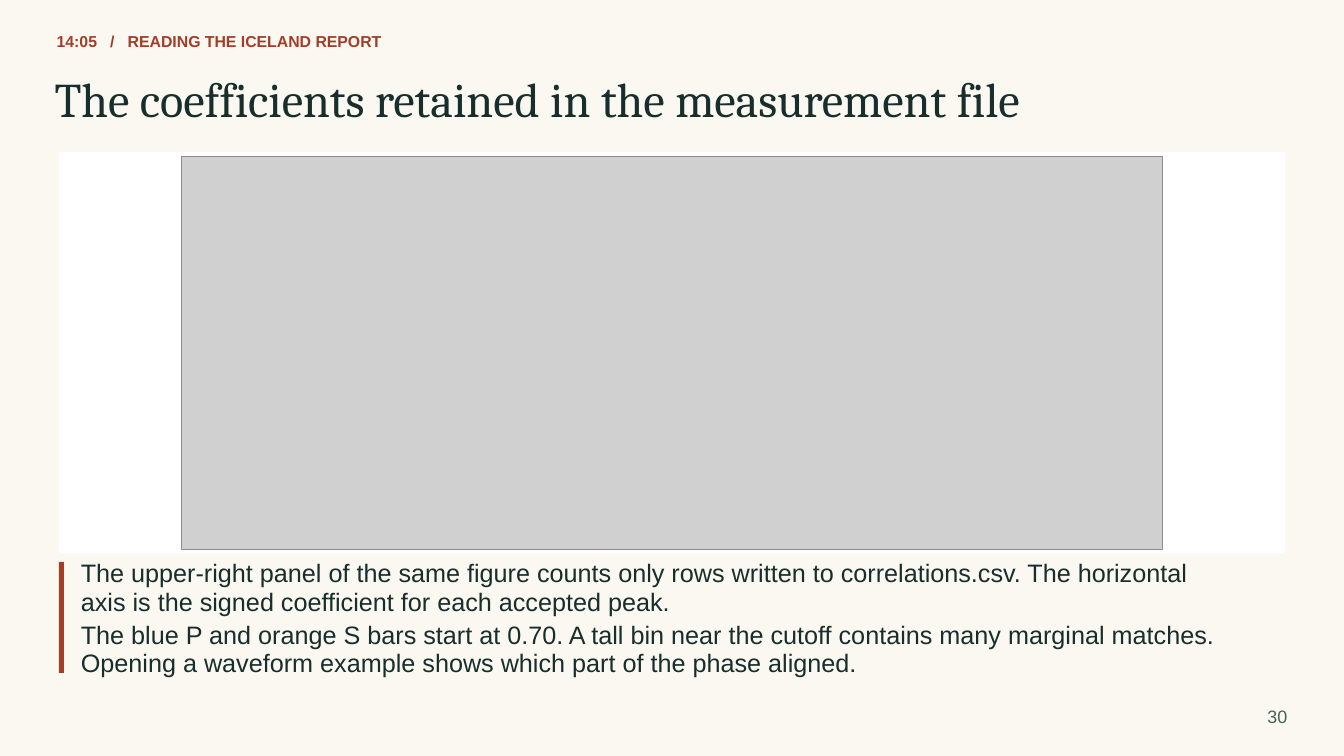
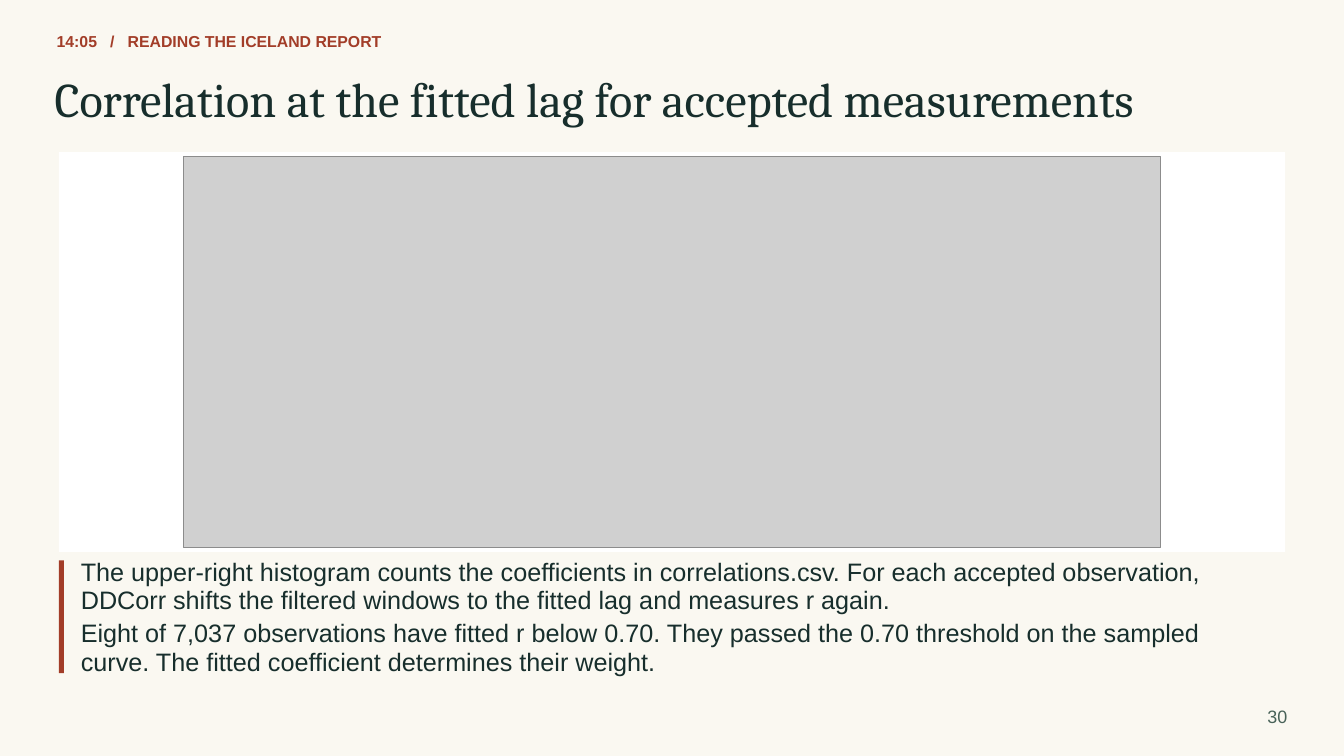
Before and after one commit to eliasrh/DDCorr.jl, a slide deck: slide 30 of teaching/DDCorr_minicourse.pptx. Drawn at 1344x756 pixels with LibreOffice and Linux fonts; fonts in the diff are those of the drawing; grey boxes stand for pictures. Boxes give left, top, right and bottom in pixels: in the first picture for what was removed or moved away, otherwise in the second. Text is boxed around its words. In the diff, an @@ line names an element or a change of style, - is before the commit and + after.

```diff
--- a/teaching/DDCorr_minicourse.pptx
+++ b/teaching/DDCorr_minicourse.pptx
@@ text at <box>55,82,1134,128</box>: text changed @@
-The coefficients retained in the measurement file
+Correlation at the fitted lag for accepted measurements
@@ picture: place and size @@
-picture at <box>181,156,1164,549</box>
+picture at <box>184,156,1160,547</box>
@@ text at <box>81,562,1199,586</box>: text changed @@
-The upper-right panel of the same figure counts only rows written to correlations.csv. The horizontal
+The upper-right histogram counts the coefficients in correlations.csv. For each accepted observation,
@@ text at <box>81,590,890,615</box>: text changed @@
-axis is the signed coefficient for each accepted peak.
+DDCorr shifts the filtered windows to the fitted lag and measures r again.
@@ text at <box>81,623,1199,648</box>: text changed @@
-The blue P and orange S bars start at 0.70. A tall bin near the cutoff contains many marginal matches.
+Eight of 7,037 observations have fitted r below 0.70. They passed the 0.70 threshold on the sampled
@@ text at <box>81,652,655,676</box>: text changed @@
-Opening a waveform example shows which part of the phase aligned.
+curve. The fitted coefficient determines their weight.
```
Also in this commit, not shown: 16 other slides changed, 20 other files.
